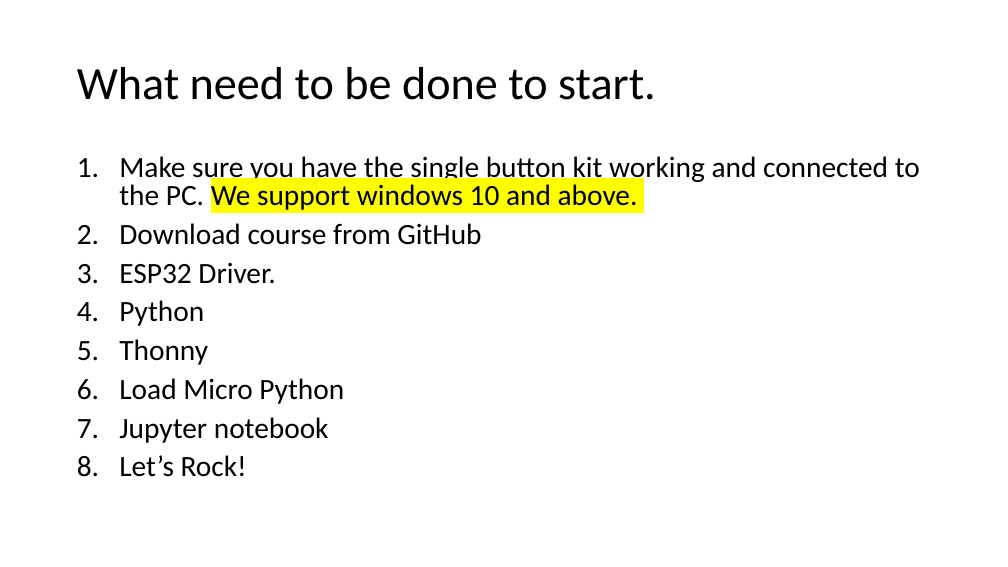
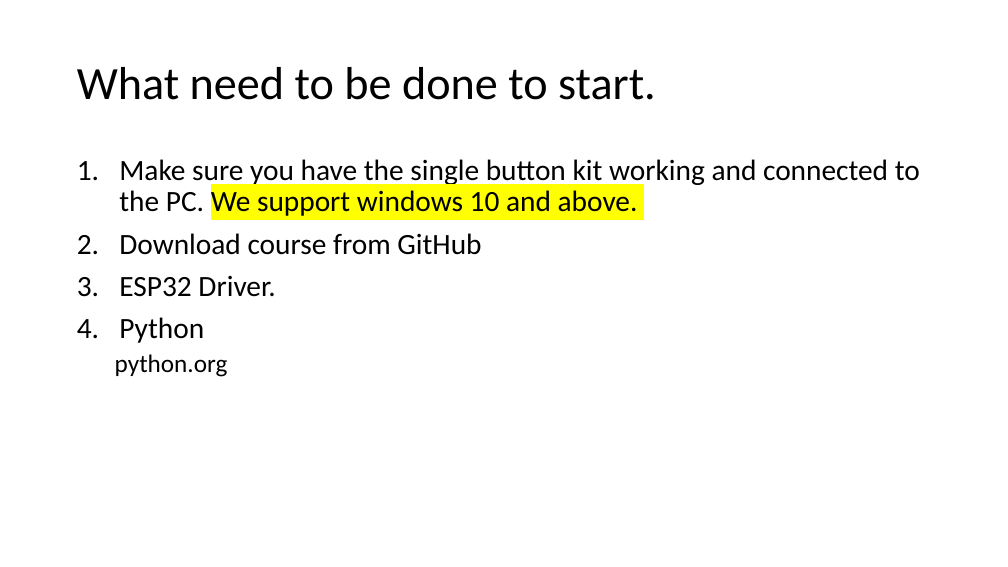
Before and after one commit to avisalmon/single_button, a slide deck: slide 7 of slides.pptx. Drawn at 1008x567 pixels with LibreOffice and Linux fonts; fonts in the diff are those of the drawing. Boxes give left, top, right and bottom in pixels: in the first picture for what was removed or moved away, otherwise in the second. Text is boxed around its words. In the diff, an @@ line names an element or a change of style, - is before the commit and + after.

```diff
--- a/slides.pptx
+++ b/slides.pptx
@@ text at (119, 159, 920, 343): line spacing 0.8 to 0.9 @@
@@ text at (115, 354, 228, 377): text changed; size 28 to 24 pt @@
-5. Thonny
-6. Load Micro Python
-7. Jupyter notebook
-8. Let’s Rock!
+  python.org
```
Also in this commit, not shown: 4 other slides changed, 2 slides added, 7 other files.
